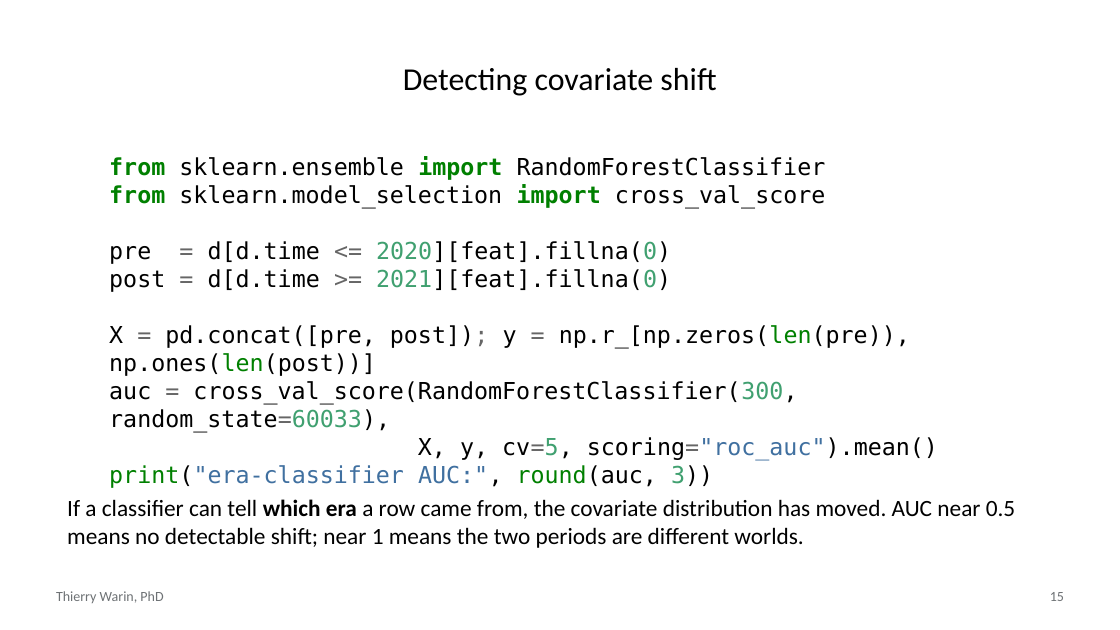
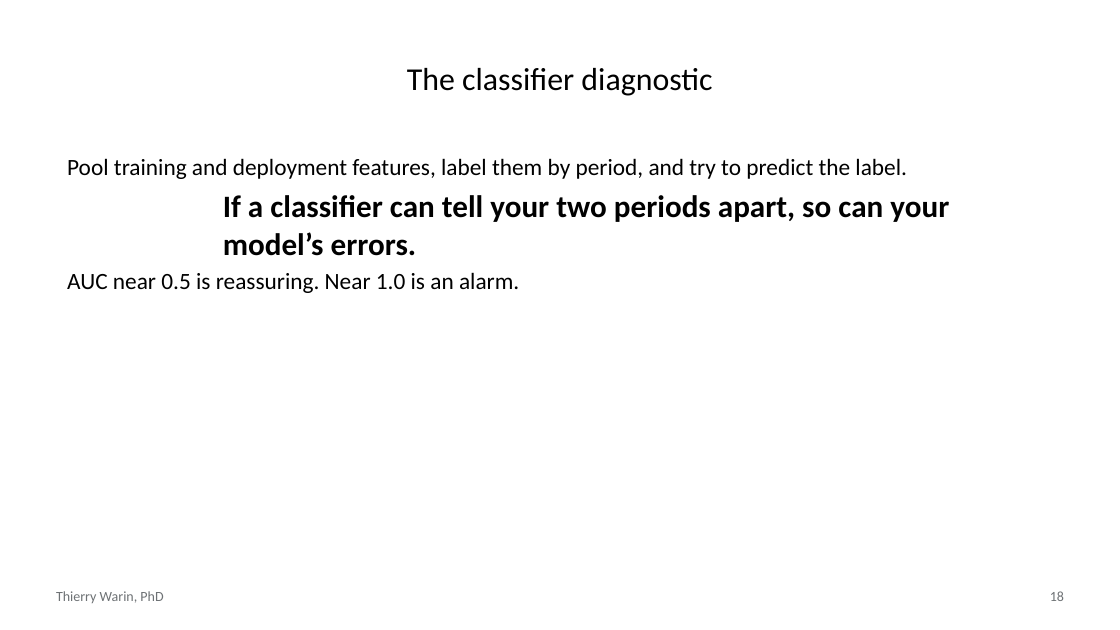
Before and after one commit to warint/quantitative-methods, a slide deck: slide 18 of 11-forecasting-drift-and-governance/slides.pptx (slide 15 before the commit). Drawn at 1120x630 pixels with LibreOffice and Linux fonts; fonts in the diff are those of the drawing. Boxes give left, top, right and bottom in pixels: in the first picture for what was removed or moved away, otherwise in the second. Text is boxed around its words. In the diff, an @@ line names an element or a change of style, - is before the commit and + after.

```diff
--- a/11-forecasting-drift-and-governance/slides.pptx
+++ b/11-forecasting-drift-and-governance/slides.pptx
@@ title at [407, 68, 712, 96]: text changed @@
-Detecting covariate shift
+The classifier diagnostic
@@ text at [67, 158, 949, 293]: text changed; font DejaVu Sans Mono to Calibri @@
-from sklearn.ensemble import RandomForestClassifier
-from sklearn.model_selection import cross_val_score
-pre = d[d.time <= 2020][feat].fillna(0)
-post = d[d.time >= 2021][feat].fillna(0)
-X = pd.concat([pre, post]); y = np.r_[np.zeros(len(pre)), np.ones(len(post))]
-auc = cross_val_score(RandomForestClassifier(300, random_state=60033),
-X, y, cv=5, scoring="roc_auc").mean()
-print("era-classifier AUC:", round(auc, 3))
-If a classifier can tell which era a row came from, the covariate distribution has moved. AUC near 0.5 means no detectable shift; near 1 means the two periods are different worlds.
+Pool training and deployment features, label them by period, and try to predict the label.
+If a classifier can tell your two periods apart, so can your model’s errors.
+AUC near 0.5 is reassuring. Near 1.0 is an alarm.
@@ page number at [1050, 591, 1064, 601]: text changed @@
-15
+18
```
Also in this commit, not shown: 8 other slides changed, 25 slides added, 15 slides removed, 13 other files.
